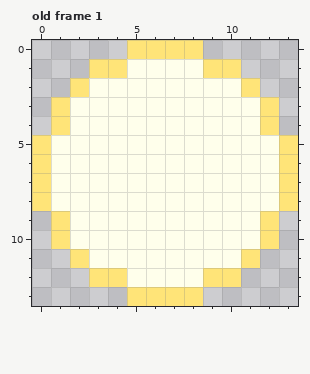
Edited in one commit: pixel-art file (ase_files/sprites/enemies/cannoncopter_particle.aseprite). Above: the version before the commit.
14x14 pixels, 3 frames. Shown: old frame 1. The commit also changed other frames, which this record leaves out.
Now the later version:
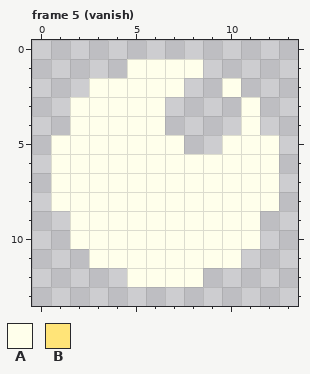
Palette (. is transparent): A #ffffeb  B #ffe478
A new or re-ordered frame is compared with the old frame closest to it.
The exact change:
frames 3 -> 7
--- frame 5 (vanish) is new; against old frame 1
@@ x 0..13 @@
- 0 .....BBBB.....
- 1 ...BBAAAABB...
- 2 ..BAAAAAAAAB..
- 3 .BAAAAAAAAAAB.
- 4 .BAAAAAAAAAAB.
- 5 BAAAAAAAAAAAAB
- 6 BAAAAAAAAAAAAB
- 7 BAAAAAAAAAAAAB
- 8 BAAAAAAAAAAAAB
- 9 .BAAAAAAAAAAB.
-10 .BAAAAAAAAAAB.
-11 ..BAAAAAAAAB..
-12 ...BBAAAABB...
-13 .....BBBB.....
+ 0 ..............
+ 1 .....AAAA.....
+ 2 ...AAAAA..A...
+ 3 ..AAAAA....A..
+ 4 ..AAAAA....A..
+ 5 .AAAAAAA..AAA.
+ 6 .AAAAAAAAAAAA.
+ 7 .AAAAAAAAAAAA.
+ 8 .AAAAAAAAAAAA.
+ 9 ..AAAAAAAAAA..
+10 ..AAAAAAAAAA..
+11 ...AAAAAAAA...
+12 .....AAAA.....
+13 ..............
Pixel boxes of the changes (left, top, right, bottom) in both pictures:
erased: (32, 40, 298, 306)
